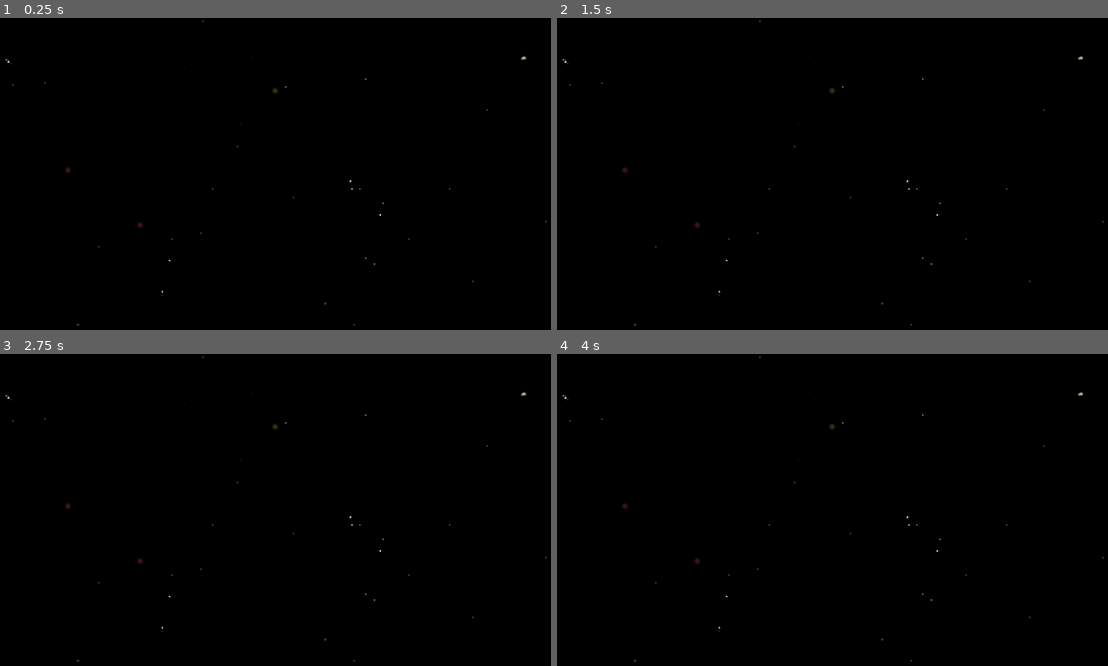
Above: before the commit, frames 1-4 (two rows, left to right).
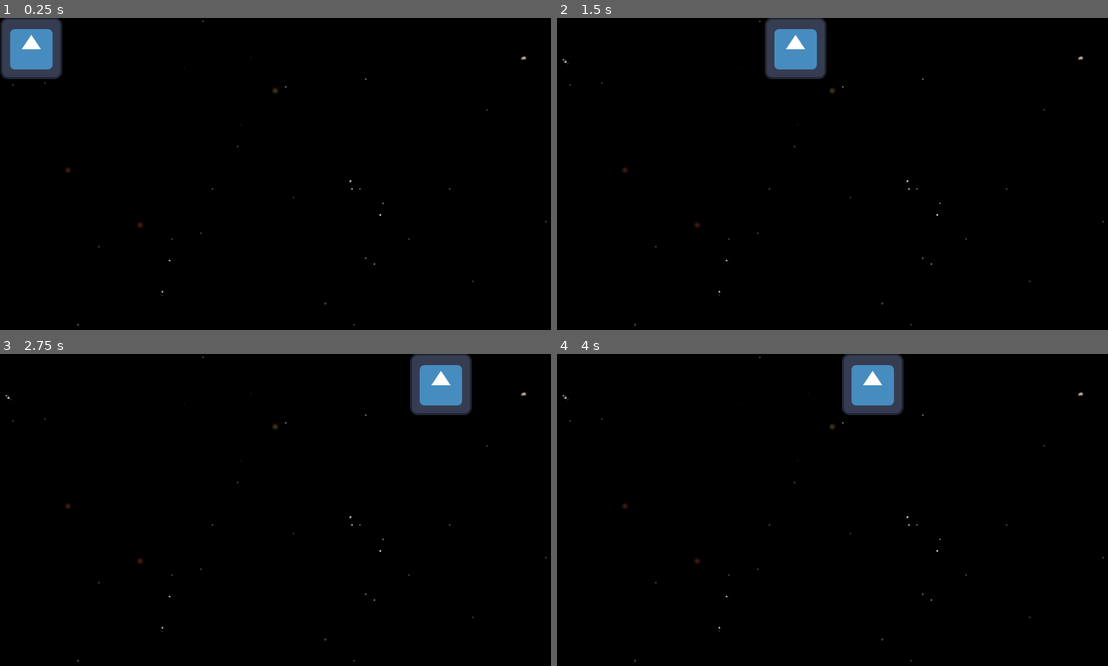
Above: after the commit, the same moments.

Repository: CBF2006/hack-a-damien-project
Game: Godot game, scene res://scenes/game.tscn
Same seed, same stepped clock (60 frames per second), same inputs: the game is played once before the commit and once after it. The engine's default icon, where the game draws it, is replaced by a stand-in: a white triangle on a blue panel in a dark square.
Inputs (mouse positions are in pixels of both pictures, inside the frame that each line leads up to):
- Up to frame 1 (0.25 s): no input
- Up to frame 2 (1.5 s): tap Enter at 0.5 s; move the mouse to (959, 158) at 0.52 s; hold Right (ui_right) 0.53-1.25 s; click (959, 158) at 0.67 s; drag from (722, 189) to (804, 236) at 1.27 s
- Up to frame 3 (2.75 s): tap Space at 2 s; move the mouse to (330, 441) at 2.02 s; hold Right (ui_right) from 2.03 s (still down); click (330, 441) at 2.17 s
- Up to frame 4 (4 s): release Right (ui_right) at 2.75 s; drag from (804, 572) to (667, 463) at 2.77 s; tap Enter at 3.5 s; move the mouse to (1003, 556) at 3.52 s; hold Left (ui_left) from 3.53 s (still down); click (1003, 556) at 3.67 s

The runs differ from the first frame. In frame 1, 2.2% of the frame differs, in the area x 0-12%, y 0-20%; in frame 2, 2.2%; in frame 3, 2.2%, in the area x 74-86%, y 0-20%; in frame 4, 2.2%.

Commit message:
I added serial compatibility to joystick_controller.gd

Diff:
--- a/scenes/game.tscn
+++ b/scenes/game.tscn
@@ -2,6 +2,7 @@
 
 [ext_resource type="Texture2D" uid="uid://dfullu3wsmqkt" path="res://assets/TileMap_SF/tileset_sf.png" id="1_uwrxv"]
 [ext_resource type="Texture2D" uid="uid://rbp0s2hsuryd" path="res://assets/TileMap_SF/Grafika/bg.png" id="1_yqjtg"]
+[ext_resource type="PackedScene" uid="uid://qs5cn6wljqu5" path="res://scenes/ui/joystick_controller.tscn" id="3_lnu2h"]
 
 [sub_resource type="TileSetAtlasSource" id="TileSetAtlasSource_yqjtg"]
 texture = ExtResource("1_uwrxv")
@@ -1813,3 +1814,5 @@
 [node name="TileMap" type="TileMap" parent="." unique_id=1494918748]
 tile_set = SubResource("TileSet_lnu2h")
 format = 2
+
+[node name="JoystickController" parent="." unique_id=1835551013 instance=ExtResource("3_lnu2h")]
--- a/scripts/joystick_controller.gd
+++ b/scripts/joystick_controller.gd
@@ -32,6 +32,11 @@
 ## Keeps stale inputs from poisoning future combos.
 @export var combo_reset_timeout := 1.2
 
+# ─── Serial Bridge Config ──────────────────────────────────────────────────────
+@export var bridge_host := "127.0.0.1"
+@export var bridge_port := 5555
+@export var serial_reconnect_interval := 2.0
+
 # ─── State ─────────────────────────────────────────────────────────────────────
 var is_held := false                     # Tracking if mouse/touch is currently pressed
 var origin := Vector2.ZERO               # Screen coordinate where the press started
@@ -50,6 +55,14 @@
 var _pending_combo: String = ""
 var _combo_confirm_timer: SceneTreeTimer = null
 var _combo_reset_timer:   SceneTreeTimer = null
+
+# ─── Serial Bridge State ──────────────────────────────────────────────────────
+var _serial_peer: StreamPeerTCP = null
+var _serial_connected := false
+var _serial_buffer := ""
+var _serial_reconnect_timer := 0.0
+var _serial_prev_btn := false
+var _serial_prev_dir := Vector2.ZERO
 
 # ─── Combos ────────────────────────────────────────────────────────────────────
 # Longer combos MUST be listed before shorter prefix-sharing ones so that
@@ -70,7 +83,6 @@
 # ─── Ready ─────────────────────────────────────────────────────────────────────
 func _ready() -> void:
 	# Pre-sort combo keys longest-first so _find_best_match is deterministic.
-	# This ensures if we input "Left, Left, Right", we check if "Left, Left, Right, Right" matches first.
 	_sorted_combos = combos.keys()
 	_sorted_combos.sort_custom(func(a, b): return a.size() > b.size())
 
@@ -82,7 +94,7 @@
 		print_rich("[color=white]flick_threshold: %s | flick_cooldown: %s[/color]" % [flick_threshold, flick_cooldown])
 		print_rich("[color=white]combo_max_length: %s | input_gap: %s[/color]" % [combo_max_length, input_gap])
 		print_rich("[color=white]combo_confirm_delay: %s | combo_reset_timeout: %s[/color]" % [combo_confirm_delay, combo_reset_timeout])
-		print_rich("[color=white]Mouse, touch, arrow keys, Joy-Con all active[/color]")
+		print_rich("[color=white]Mouse, touch, arrow keys, Joy-Con, MSP430 serial all active[/color]")
 		print_rich("[color=white]──────────────────────────────[/color]")
 
 		# Connect local signals to debug printers
@@ -92,6 +104,9 @@
 		# Run a test simulation after a brief delay
 		await get_tree().create_timer(simulate_combo_delay).timeout
 		_simulate_combo(["up", "up"])
+
+	# Connect to the serial bridge (MSP430)
+	_serial_connect()
 
 # ─── Mouse + Touch ─────────────────────────────────────────────────────────────
 func _input(event: InputEvent) -> void:
@@ -159,6 +174,8 @@
 
 # ─── Joy-Con / Analog Stick ─────────────────────────────────────────────────────
 func _process(delta: float) -> void:
+	# Process MSP430 serial input first
+	_serial_process(delta)
 
 	# 1. Fetch combined axis values from input map
 	var stick := Vector2(
@@ -168,7 +185,7 @@
 
 	# 2. Update current_dir based on stick movement
 	if stick.length() > joy_con_dead_zone:
-		current_dir = stick.normalized() # THIS was missing!
+		current_dir = stick.normalized()
 		_last_logged_dir = current_dir
 		_press_time += delta
 
@@ -198,7 +215,7 @@
 		_press_time = 0.0
 		_is_free_moving = false
 		_held_timer = 0.0
-		current_dir = Vector2.ZERO # Stop moving when stick is released
+		current_dir = Vector2.ZERO
 
 	# 3. Handle Mouse/Touch logic (if currently holding)
 	if is_held:
@@ -221,107 +238,6 @@
 		var viewport_size = get_viewport_rect().size
 		knob.global_position.x = clamp(knob.global_position.x, 0, viewport_size.x)
 		knob.global_position.y = clamp(knob.global_position.y, 0, viewport_size.y)
-
-	# Debug print to verify it's working
-	#if debug_mode and current_dir != Vector2.ZERO:
-		#print("Moving: ", current_dir, " | Pos: ", knob.global_position)
-
-	#
-	#print("Current Dir: ", current_dir, " | Knob Pos: ", knob.position)
-	#
-	##if Input.is_action_pressed("ui_right"):
-		##print("UI_RIGHT is being detected!")
-	##if Input.is_action_pressed("ui_left"):
-		##print("UI_LEFT is being detected!")
-	##if Input.is_action_pressed("ui_up"):
-		##print("UI_UP is being detected!")
-	##if Input.is_action_pressed("ui_down"):
-		##print("UI_DOWN is being detected!")
-	#
-	#
-	## TODO Uncomment after testing
-	#
-		## Fetch combined axis values from ui_left/right/up/down input map
-	#var stick := Vector2(
-		#Input.get_axis("ui_left", "ui_right"),
-		#Input.get_axis("ui_up", "ui_down")
-	#)
-#
-	## If the stick is tilted past the dead zone
-	#if stick.length() > joy_con_dead_zone:
-		#_press_time += delta
-		#_last_logged_dir = stick.normalized()
-#
-		## If held longer than the flick threshold, it's continuous movement
-		#if _press_time > flick_threshold:
-			#if not _is_free_moving:
-				#_is_free_moving = true
-				#if debug_mode:
-					#print_rich("[color=yellow]MODE: free move[/color]")
-#
-			## Emit direction signals at fixed intervals
-			#_held_timer += delta
-			#if _held_timer >= held_move_interval:
-				#_held_timer = 0.0
-				#emit_signal("direction_changed", stick.normalized())
-#
-	#else:
-		## Stick returned to center: Check if it was a quick flick before resetting
-		#if _press_time > 0.0 and _press_time < flick_threshold:
-			#if not _flick_on_cooldown and _last_logged_dir != Vector2.ZERO:
-				#var action = _dir_to_action(_last_logged_dir)
-				#if debug_mode:
-					#print_rich("[color=magenta]FLICK (joy-con): %s[/color]" % action)
-				#emit_signal("action_pressed", action)
-				#_start_flick_cooldown()
-#
-		## Reset stick state
-		#_press_time = 0.0
-		#_is_free_moving = false
-		#_held_timer = 0.0
-#
-		#if current_dir != Vector2.ZERO:
-			#current_dir = Vector2.ZERO
-			#emit_signal("direction_changed", Vector2.ZERO)
-#
-	## TODO Uncomment up to here
-	#
-	### --- FORCE TEST START ---
-	##var test_dir = Vector2.ZERO
-	##if Input.is_key_pressed(KEY_RIGHT): test_dir.x += 1
-	##if Input.is_key_pressed(KEY_LEFT):  test_dir.x -= 1
-	##if Input.is_key_pressed(KEY_DOWN):  test_dir.y += 1
-	##if Input.is_key_pressed(KEY_UP):    test_dir.y -= 1
-	##
-	##if test_dir != Vector2.ZERO:
-		##current_dir = test_dir.normalized()
-		##print("FORCE MOVE: ", current_dir)
-	### --- FORCE TEST END ---
-#
-#
-	## Logic for Mouse/Touch while held (handles the transition from flick to free move)
-	#if is_held:
-		#_press_time += delta
-		#if _press_time > flick_threshold and not _is_free_moving:
-			#_is_free_moving = true
-			#if debug_mode:
-				#print_rich("[color=yellow]MODE: free move (mouse/touch)[/color]")
-		#if _is_free_moving:
-			#_held_timer += delta
-			#if _held_timer >= held_move_interval:
-				#_held_timer = 0.0
-				#if current_dir != Vector2.ZERO:
-					#emit_signal("direction_changed", current_dir)
-					#
-					#
-	#if current_dir != Vector2.ZERO:
-		## Move the knob based on direction and speed
-		#knob.global_position += current_dir * cursor_speed * delta
-#
-		## Keep the cursor inside the game window
-		#var viewport_size = get_viewport_rect().size
-		#knob.global_position.x = clamp(knob.global_position.x, 0, viewport_size.x)
-		#knob.global_position.y = clamp(knob.global_position.y, 0, viewport_size.y)
 
 # ─── Arrow Keys ────────────────────────────────────────────────────────────────
 func _unhandled_key_input(event: InputEvent) -> void:
@@ -344,6 +260,119 @@
 			print_rich("[color=gray]Key: DOWN[/color]")
 			emit_signal("action_pressed", "down")
 
+# ─── MSP430 Serial Bridge ─────────────────────────────────────────────────────
+func _serial_connect() -> void:
+	_serial_peer = StreamPeerTCP.new()
+	var err = _serial_peer.connect_to_host(bridge_host, bridge_port)
+	if err != OK and debug_mode:
+		print_rich("[color=red]Serial: Can't connect to bridge on port %d[/color]" % bridge_port)
+
+func _serial_process(delta: float) -> void:
+	if _serial_peer == null:
+		return
+
+	_serial_peer.poll()
+	var status = _serial_peer.get_status()
+
+	match status:
+		StreamPeerTCP.STATUS_CONNECTED:
+			if not _serial_connected:
+				_serial_connected = true
+				_serial_peer.set_no_delay(true)
+				_serial_reconnect_timer = 0.0
+				if debug_mode:
+					print_rich("[color=green]Serial: MSP430 connected via bridge[/color]")
+			_serial_read()
+
+		StreamPeerTCP.STATUS_NONE, StreamPeerTCP.STATUS_ERROR:
+			if _serial_connected:
+				_serial_connected = false
+				if debug_mode:
+					print_rich("[color=red]Serial: Disconnected[/color]")
+			_serial_reconnect_timer += delta
+			if _serial_reconnect_timer >= serial_reconnect_interval:
+				_serial_reconnect_timer = 0.0
+				_serial_connect()
+
+		StreamPeerTCP.STATUS_CONNECTING:
+			pass
+
+func _serial_read() -> void:
+	var available = _serial_peer.get_available_bytes()
+	if available <= 0:
+		return
+
+	var data = _serial_peer.get_data(available)
+	if data[0] != OK:
+		return
+
+	_serial_buffer += data[1].get_string_from_utf8()
+
+	while true:
+		var nl = _serial_buffer.find("\n")
+		if nl == -1:
+			break
+		var line = _serial_buffer.substr(0, nl).strip_edges()
+		_serial_buffer = _serial_buffer.substr(nl + 1)
+		if line.length() > 0:
+			_serial_parse(line)
+
+func _serial_parse(line: String) -> void:
+	# format: J:x,y,b
+	if not line.begins_with("J:"):
+		return
+
+	var parts = line.substr(2).split(",")
+	if parts.size() != 3:
+		return
+
+	var sx: int = int(parts[0])   # 0=neutral, 1=left, 2=right
+	var sy: int = int(parts[1])   # 0=neutral, 1=up, 2=down
+	var btn: bool = (parts[2] == "1")
+
+	# Build direction vector
+	var dir := Vector2.ZERO
+	if sx == 1: dir.x = -1.0    # LEFT
+	elif sx == 2: dir.x = 1.0   # RIGHT
+	if sy == 1: dir.y = -1.0    # UP (screen Y inverted)
+	elif sy == 2: dir.y = 1.0   # DOWN
+
+	# Always emit direction_changed for cursor movement
+	if dir != current_dir:
+		current_dir = dir
+		_last_logged_dir = dir
+		emit_signal("direction_changed", dir)
+
+	# Only emit action_pressed on direction CHANGE (edge detection for combos)
+	if dir != Vector2.ZERO and dir != _serial_prev_dir:
+		var action = _dir_to_action(dir)
+		emit_signal("action_pressed", action)
+	_serial_prev_dir = dir
+
+	# Button edge detection
+	if btn and not _serial_prev_btn:
+		emit_signal("action_pressed", "confirm")
+		if debug_mode:
+			print_rich("[color=magenta]Serial: button pressed[/color]")
+	_serial_prev_btn = btn
+
+## Send a command to the MSP430 (buzzer, LCD)
+func serial_send(cmd: String) -> void:
+	if _serial_connected and _serial_peer != null:
+		_serial_peer.put_data((cmd + "\n").to_utf8_buffer())
+
+## Play a song on the MSP430 buzzer
+func serial_play_song(id: int) -> void:
+	serial_send("SONG:%d" % id)
+
+## Show an LCD preset on the MSP430 screen
+func serial_set_lcd(id: int) -> void:
+	serial_send("LCD:%d" % id)
+
+## Play song and set LCD in one message
+func serial_song_and_lcd(song_id: int, lcd_id: int) -> void:
+	serial_send("SONG:%d LCD:%d" % [song_id, lcd_id])
+
 # ─── Helpers ───────────────────────────────────────────────────────────────────
 # Converts a 2D vector into one of 4 cardinal strings
 func _dir_to_action(dir: Vector2) -> String:
@@ -399,7 +428,6 @@
 	_restart_reset_timer()
 
 	# 2. Cancel any confirmation timer currently running from a previous input
-	# This is the "Fix": Every new tap kills the previous "pending" fire.
 	_cancel_pending_combo()
 
 	if debug_mode:
@@ -409,12 +437,10 @@
 	var match_name := _find_best_match()
 
 	# Update the pending name ONLY if we found a NEW match.
-	# If current input is a "dud", we keep the previous match saved in _pending_combo.
 	if match_name != "":
 		_pending_combo = match_name
 
 	# 4. If we have ANY saved match (new or old), restart the confirmation timer.
-	# This ensures that as long as you are typing, the combo waits.
 	if _pending_combo != "":
 		if debug_mode:
 			print_rich("[color=cyan]Pending: %s (Timer reset by input)[/color]" % _pending_combo)
@@ -430,28 +456,20 @@
 func _find_best_match() -> String:
 	# Checks longer sequences first (greedily)
 	for combo in _sorted_combos:
-		var len: int = combo.size()
-		if input_sequence.size() >= len:
-			# Slice the tail of the current sequence to compare against the dictionary key
-			var tail: Array = input_sequence.slice(input_sequence.size() - len)
+		var combo_len: int = combo.size()
+		if input_sequence.size() >= combo_len:
+			var tail: Array = input_sequence.slice(input_sequence.size() - combo_len)
 			if tail == combo:
 				return combos[combo]
 	return ""
 
 func _cancel_pending_combo() -> void:
-	# If we have a timer running, we stop acknowledging it
 	if _combo_confirm_timer != null:
-		# We can't "stop" a SceneTreeTimer, but by nulling the reference,
-		# the _confirm_pending_combo function will return early when it eventually fires.
 		_combo_confirm_timer = null
 
 	if _pending_combo != "" and debug_mode:
 		print_rich("[color=orange]Input detected: Delaying combo '%s'[/color]" % _pending_combo)
 
-	# We DO NOT clear _pending_combo here, because if the next input doesn't
-	# create a new match, we still want to remember the last valid match we had.
-
-# Fired by the timer to actually execute the combo after the delay
 func _confirm_pending_combo() -> void:
 	if _combo_confirm_timer == null:
 		return
@@ -470,7 +488,6 @@
 	var overlapping_areas = $VisualKnob/CursorDetector.get_overlapping_areas()
 
 	for area in overlapping_areas:
-		# Check if the object has a function to handle being clicked
 		if area.get_parent().has_method("on_cursor_action"):
 			area.get_parent().on_cursor_action(combo_name)
 
@@ -485,13 +502,11 @@
 		"example_llr":        print_rich("[color=green]→ LLR combo fired[/color]")
 
 # ─── Debug ─────────────────────────────────────────────────────────────────────
-# Prints direction changes but snaps them to avoid spamming tiny float changes
 func _debug_direction(vec: Vector2) -> void:
 	var rounded = vec.snapped(Vector2(0.1, 0.1))
 	if rounded != _last_logged_dir.snapped(Vector2(0.1, 0.1)):
 		print_rich("[color=yellow]DIR: %s[/color]" % rounded)
 
-# Automates firing signals to test if the combo system detects them
 func _simulate_combo(actions: Array) -> void:
 	print_rich("[color=white]── Simulating combo: %s ──[/color]" % str(actions))
 	for action in actions:
